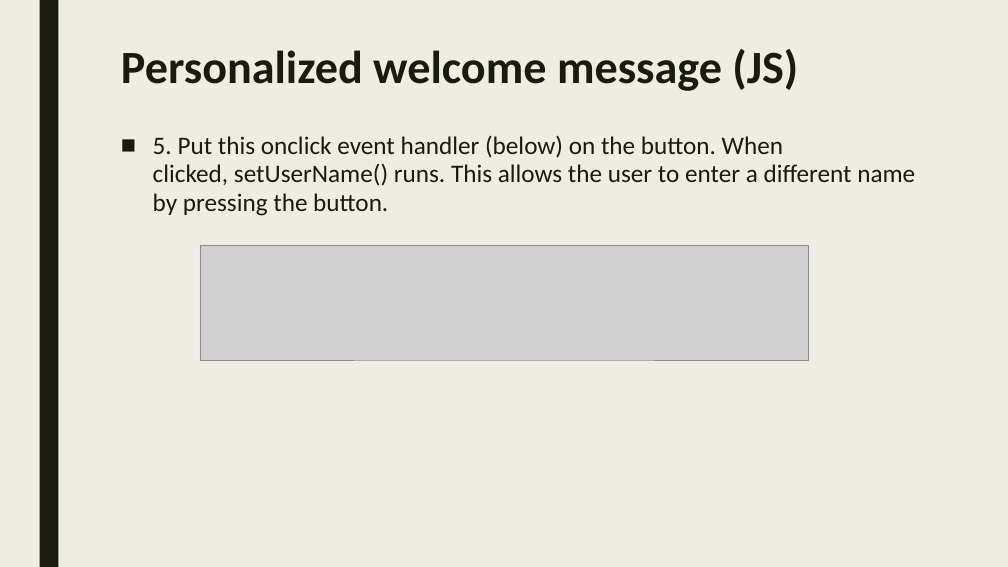
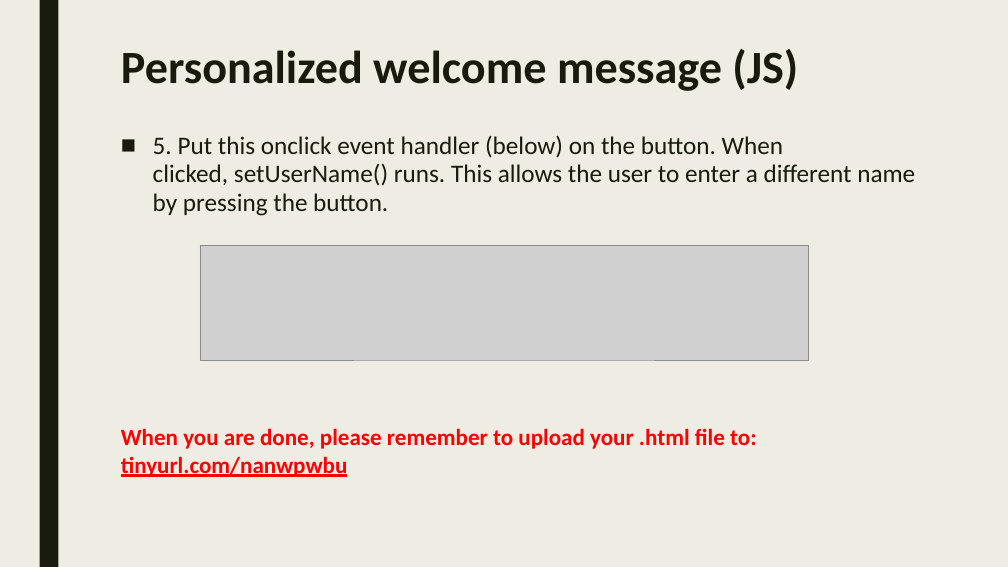
Before and after one commit to sayyidkhan/web_intro_2022, a slide deck: slide 23 of 3_JS.pptx. Drawn at 1008x567 pixels with LibreOffice and Linux fonts; fonts in the diff are those of the drawing; grey boxes stand for pictures. Boxes give left, top, right and bottom in pixels: in the first picture for what was removed or moved away, otherwise in the second. Text is boxed around its words. In the diff, an @@ line names an element or a change of style, - is before the commit and + after.

```diff
--- a/3_JS.pptx
+++ b/3_JS.pptx
@@ text added at (x1=121, y1=428, x2=756, y2=477), 22 pt, text #FF0000, bold @@
+When you are done, please remember to upload your .html file to:
+tinyurl.com/nanwpwbu
```
Also in this commit, not shown: 1 slide added, 6 other files.
